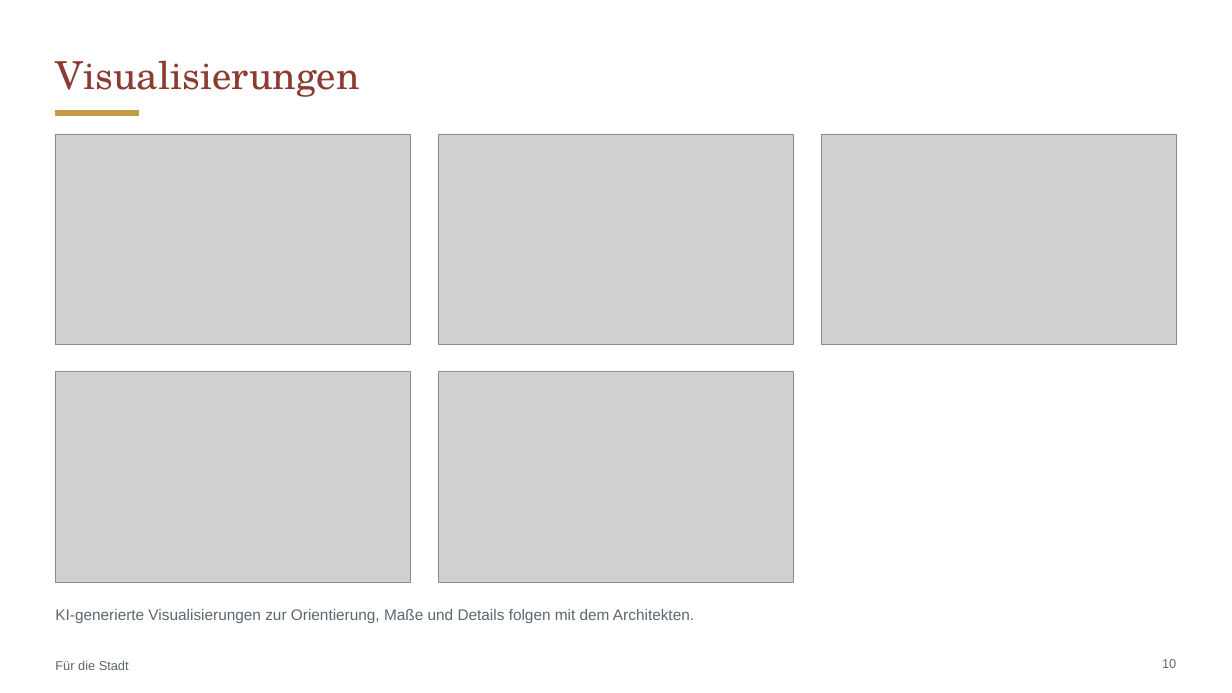
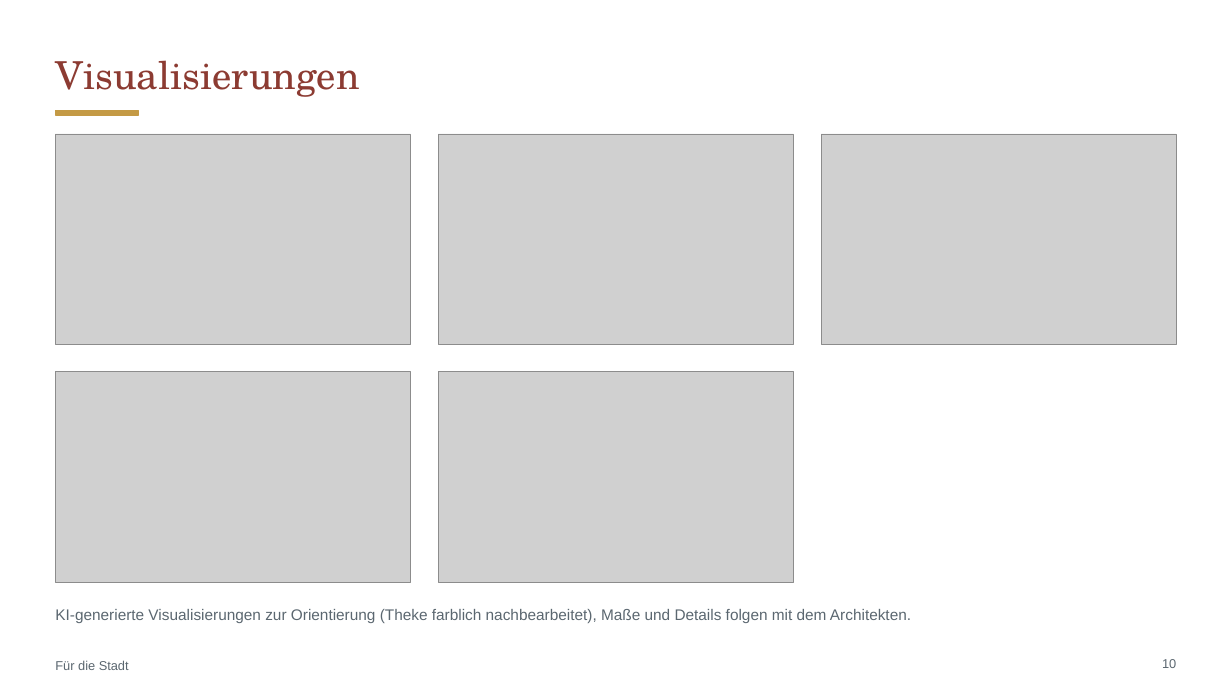
Before and after one commit to CartoonUsername/bau-projekt, a slide deck: slide 10 of praesentation/Neue-Mitte-Werlte_Baufeld3_6-Wohnungen_Gastro-EG.pptx. Drawn at 1232x693 pixels with LibreOffice and Linux fonts; fonts in the diff are those of the drawing; grey boxes stand for pictures. Boxes give left, top, right and bottom in pixels: in the first picture for what was removed or moved away, otherwise in the second. Text is boxed around its words. In the diff, an @@ line names an element or a change of style, - is before the commit and + after.

```diff
--- a/praesentation/Neue-Mitte-Werlte_Baufeld3_6-Wohnungen_Gastro-EG.pptx
+++ b/praesentation/Neue-Mitte-Werlte_Baufeld3_6-Wohnungen_Gastro-EG.pptx
@@ text at (55,609,911,623): text changed @@
-KI-generierte Visualisierungen zur Orientierung, Maße und Details folgen mit dem Architekten.
+KI-generierte Visualisierungen zur Orientierung (Theke farblich nachbearbeitet), Maße und Details folgen mit dem Architekten.
```
Also in this commit, not shown: 3 other slides changed, 1 slide added, 4 slides removed, 9 other files.
